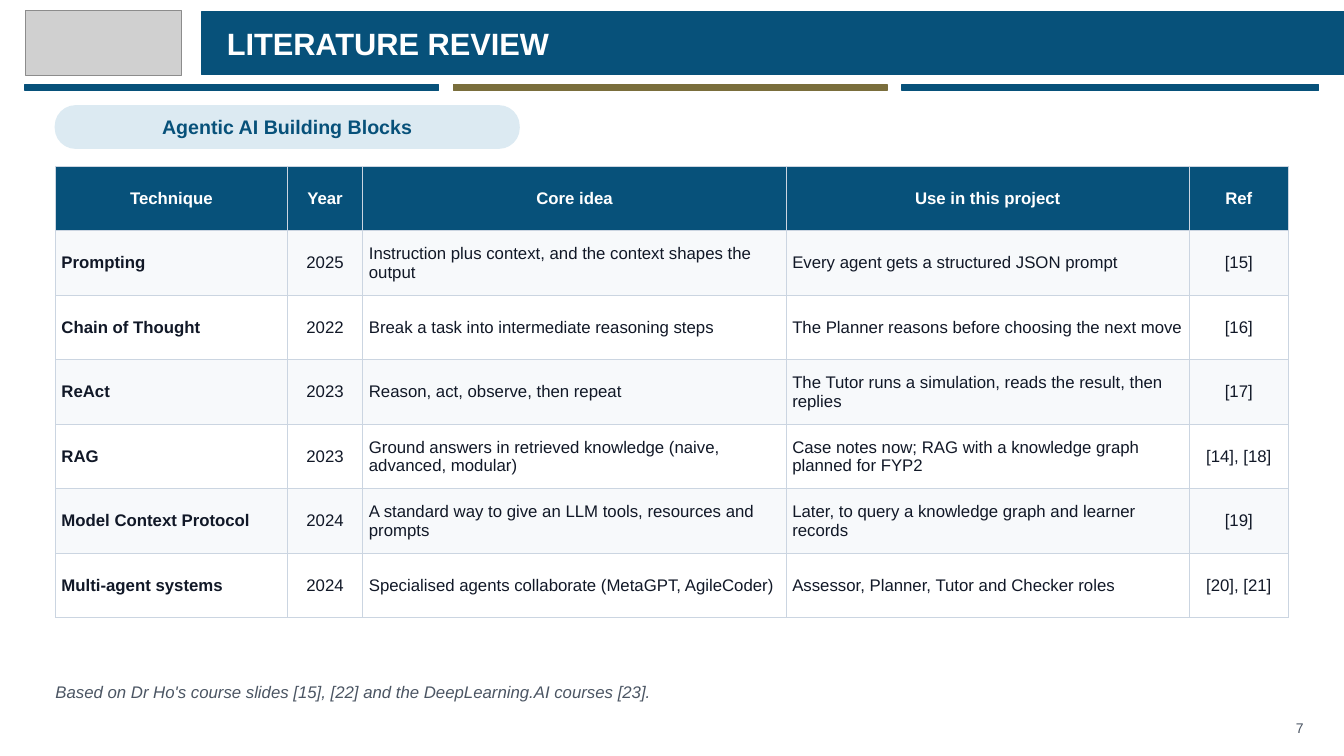
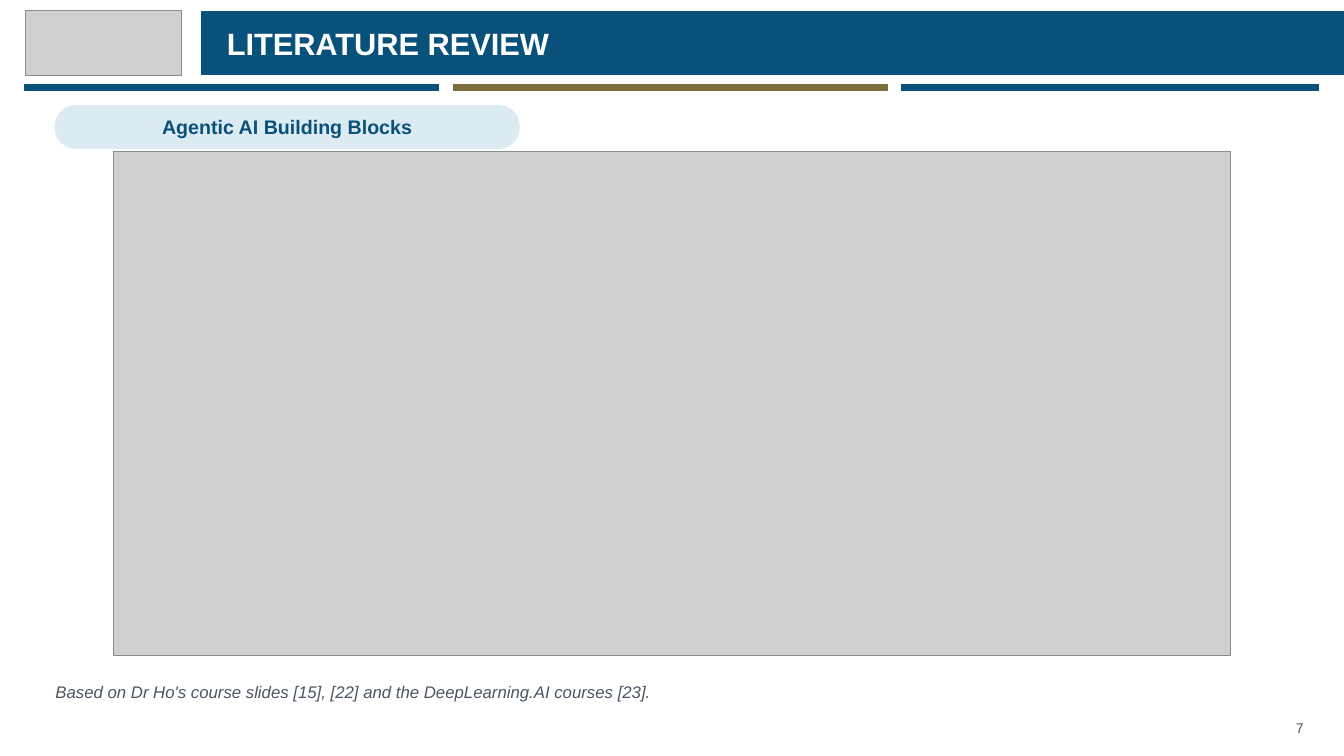
Before and after one commit to eusoffamir/Socratic-AI, a slide deck: slide 7 of docs/defence/Socratic AI Proposal Defence.pptx. Drawn at 1344x756 pixels with LibreOffice and Linux fonts; fonts in the diff are those of the drawing; grey boxes stand for pictures. Boxes give left, top, right and bottom in pixels: in the first picture for what was removed or moved away, otherwise in the second. Text is boxed around its words. In the diff, an @@ line names an element or a change of style, - is before the commit and + after.

```diff
--- a/docs/defence/Socratic AI Proposal Defence.pptx
+++ b/docs/defence/Socratic AI Proposal Defence.pptx
@@ table removed at <box>55,166,1289,618</box>, 7 rows, 5 columns @@
-Technique | Year | Core idea | Use in this project | Ref
-Prompting | 2025 | Instruction plus context, and the context shapes the output | Every agent gets a structured JSON prompt | [15]
-Chain of Thought | 2022 | Break a task into intermediate reasoning steps | The Planner reasons before choosing the next move | [16]
-ReAct | 2023 | Reason, act, observe, then repeat | The Tutor runs a simulation, reads the result, then replies | [17]
-RAG | 2023 | Ground answers in retrieved knowledge (naive, advanced, modular) | Case notes now; RAG with a knowledge graph planned for FYP2 | [14], [18]
-Model Context Protocol | 2024 | A standard way to give an LLM tools, resources and prompts | Later, to query a knowledge graph and learner records | [19]
-Multi-agent systems | 2024 | Specialised agents collaborate (MetaGPT, AgileCoder) | Assessor, Planner, Tutor and Checker roles | [20], [21]
@@ picture added at <box>113,151,1230,655</box> @@
```
Also in this commit, not shown: 15 other slides changed, 2 slides added, 9 other files.
